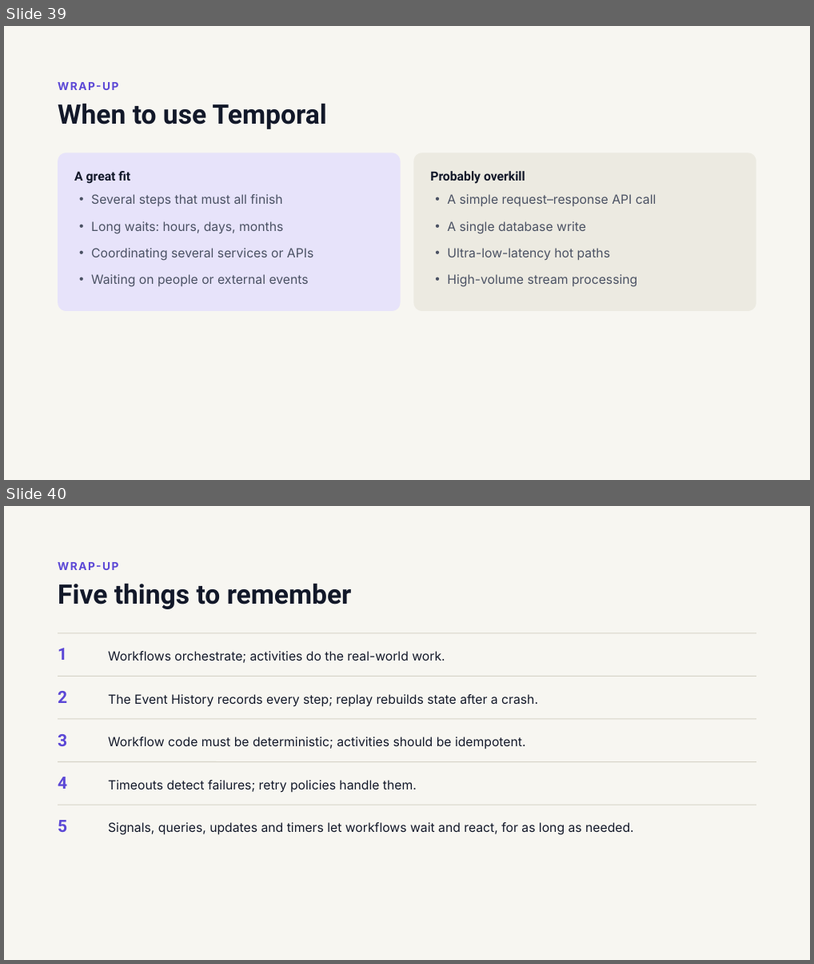
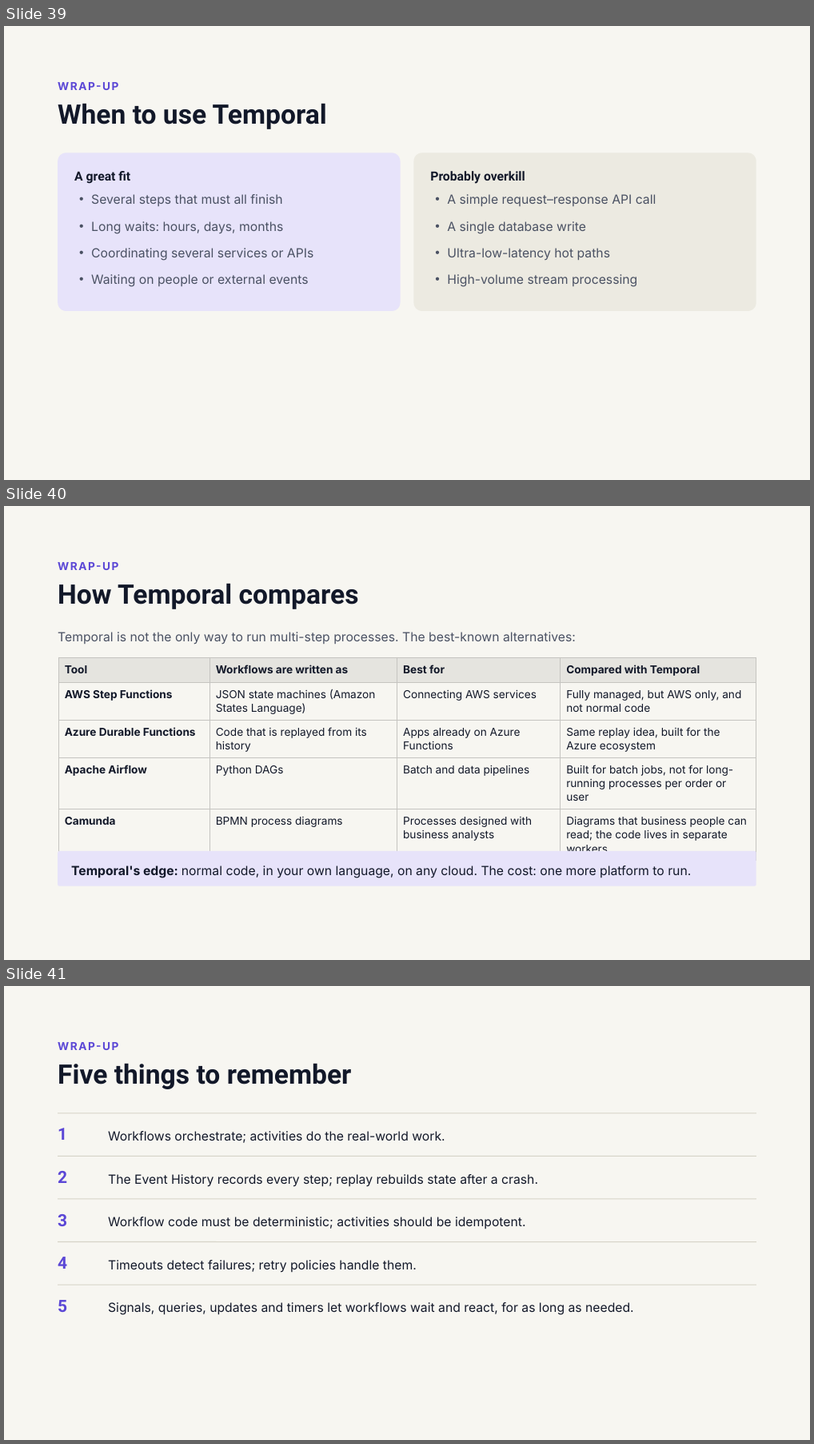
Before and after one commit to FontysVenlo/esd-2026-workshop-g07, a slide deck: TemporalWorkshop .pptx. Shown one above the other, each under a label of ours: slides 39 and 40 before the commit, slides 39, 40 and 41 after it. The pictures are 814x964 and 814x1444 pixels, drawn with LibreOffice and Linux fonts; fonts in the diff are those of the drawing. Boxes give left, top, right and bottom in pixels: in the first picture for what was removed or moved away, otherwise in the second. Text is boxed around its words. In the diff, an @@ line names an element or a change of style, - is before the commit and + after.

```diff
--- a/TemporalWorkshop .pptx
+++ b/TemporalWorkshop .pptx
@@ slide 40 added at [4,506,810,960], background #F7F6F1 @@
@@ text added at [58,560,778,574], 13 pt, text #5B47D6, bold @@
+WRAP-UP
@@ title added at [58,583,359,609], 32 pt, text #121829, bold @@
+How Temporal compares
@@ text added at [58,632,576,644], 15 pt, text #4A5163 @@
+Temporal is not the only way to run multi-step processes. The best-known alternatives:
@@ table added at [58,657,757,854], 5 rows, 4 columns @@
+Tool | Workflows are written as | Best for | Compared with Temporal
+AWS Step Functions | JSON state machines (Amazon States Language) | Connecting AWS services | Fully managed, but AWS only, and not normal code
+Azure Durable Functions | Code that is replayed from its history | Apps already on Azure Functions | Same replay idea, built for the Azure ecosystem
+Apache Airflow | Python DAGs | Batch and data pipelines | Built for batch jobs, not for long-running processes per order or user
+Camunda | BPMN process diagrams | Processes designed with business analysts | Diagrams that business people can read; the code lives in separate workers
@@ rounded rectangle added at [58,851,757,886], fill #E7E3FA @@
@@ text added at [71,865,691,878], 15 pt, text #121829 @@
+Temporal's edge: normal code, in your own language, on any cloud. The cost: one more platform to run.
@@ what was slide 40 is now slide 41 @@
```
Also in this commit, not shown: 1 slide changed, 11 other files.
